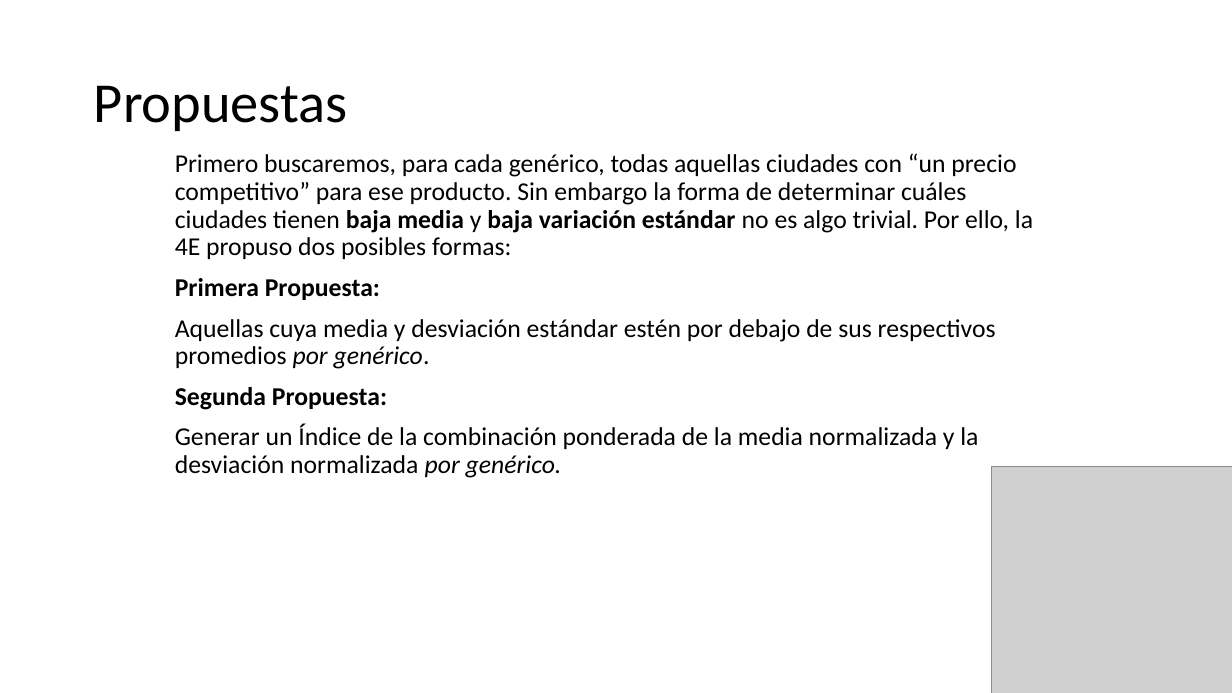
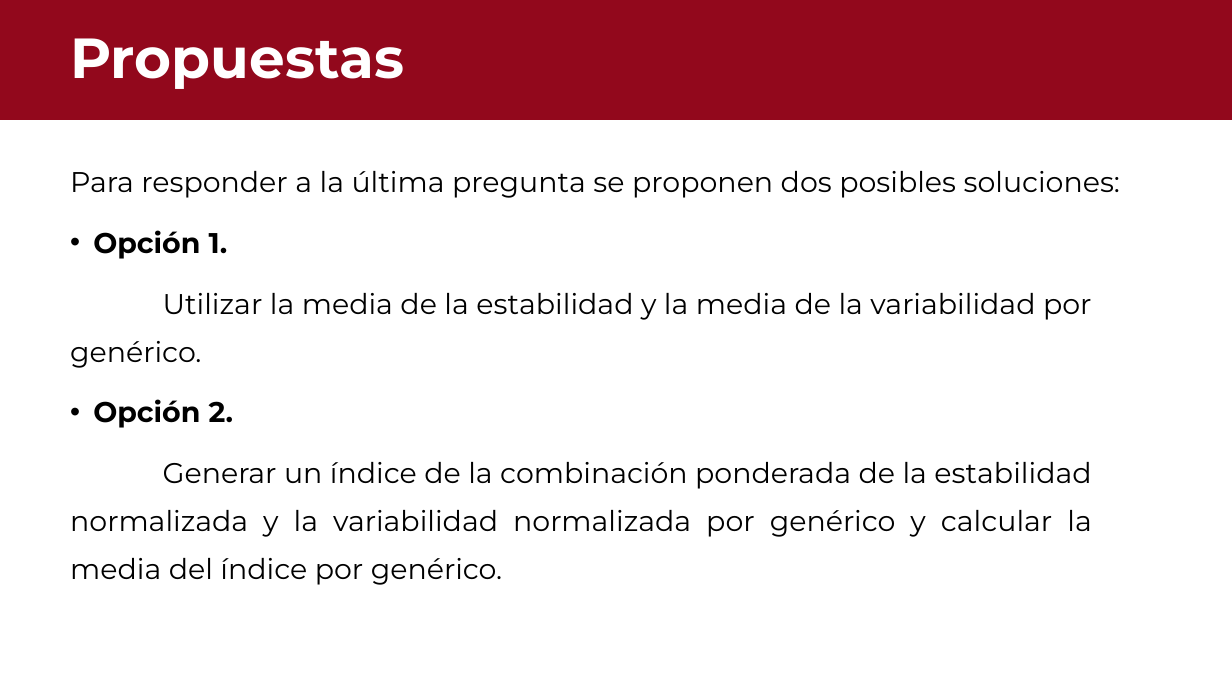
Before and after one commit to Enrique-2003SS/INPC_Regresi-n, a slide deck: slide 4 of outputs/INPC.pptx. Drawn at 1232x693 pixels with LibreOffice and Linux fonts; fonts in the diff are those of the drawing; grey boxes stand for pictures. Boxes give left, top, right and bottom in pixels: in the first picture for what was removed or moved away, otherwise in the second. Text is boxed around its words. In the diff, an @@ line names an element or a change of style, - is before the commit and + after.

```diff
--- a/outputs/INPC.pptx
+++ b/outputs/INPC.pptx
@@ rectangle added at bbox=[0, 0, 1232, 119], fill #92081C, outline #92081C 1 pt @@
@@ text "Propuestas": place and size @@
-text "Propuestas" at bbox=[94, 85, 348, 131]
+text "Propuestas" at bbox=[70, 38, 404, 89]
@@ text "Propuestas" at bbox=[70, 38, 404, 89]: font Calibri to Montserrat, text colour #000000 to #FFFFFF, bold on @@
@@ text at bbox=[70, 171, 1120, 585]: text changed; size 20 to 22.2 pt; font Calibri to Montserrat @@
-Primero buscaremos, para cada genérico, todas aquellas ciudades con “un precio competitivo” para ese producto. Sin embargo la forma de determinar cuáles ciudades tienen baja media y baja variación estándar no es algo trivial. Por ello, la 4E propuso dos posibles formas:
-Primera Propuesta:
-Aquellas cuya media y desviación estándar estén por debajo de sus respectivos promedios por genérico.
-Segunda Propuesta:
-Generar un Índice de la combinación ponderada de la media normalizada y la desviación normalizada por genérico.
+Para responder a la última pregunta se proponen dos posibles soluciones:
+• Opción 1.
+Utilizar la media de la estabilidad y la media de la variabilidad por genérico.
+• Opción 2.
+Generar un índice de la combinación ponderada de la estabilidad normalizada y la variabilidad normalizada por genérico y calcular la media del índice por genérico.
@@ picture removed at bbox=[992, 467, 1232, 693] @@
```
Also in this commit, not shown: 8 other slides changed, 5 slides added, 3 slides removed, 1 other file.
